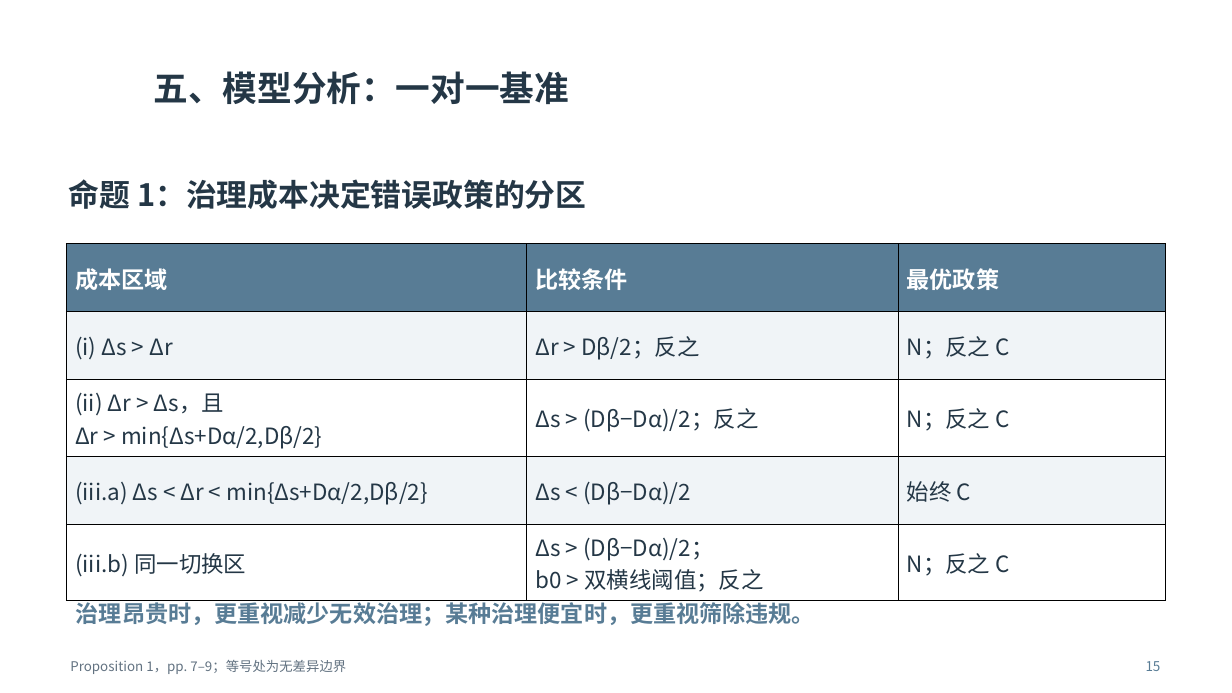
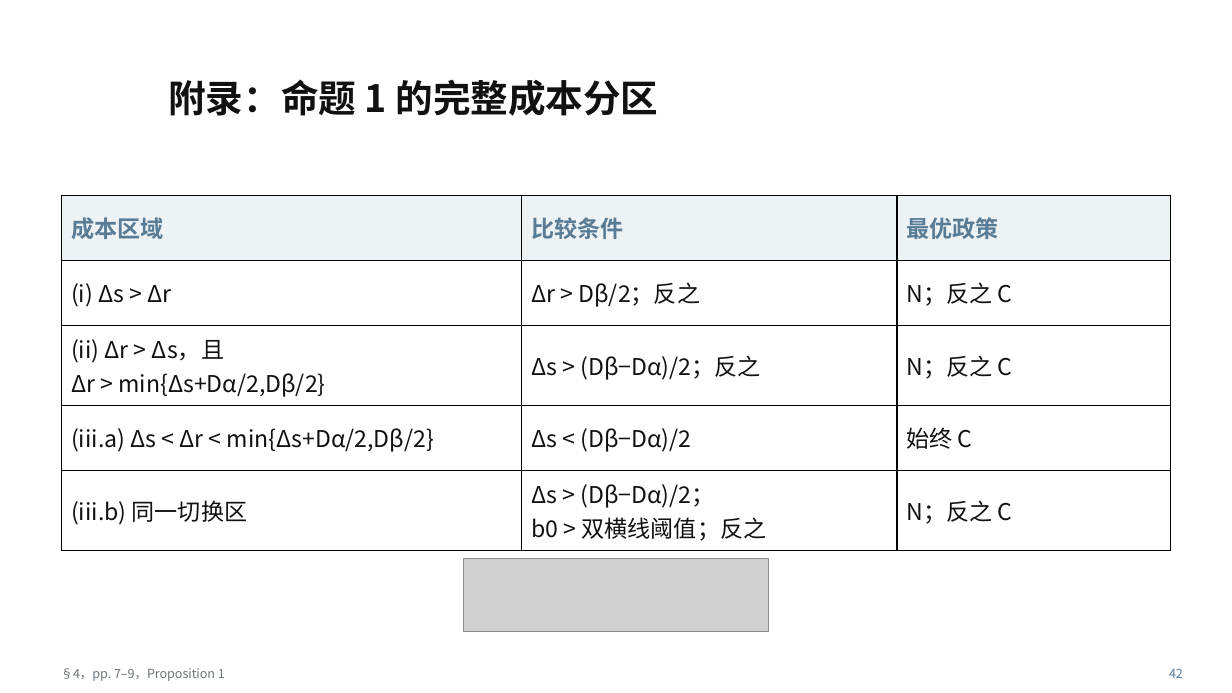
Before and after one commit to shuihongyan7-max/test-codex, a slide deck: slide 42 of 大组会.pptx (slide 15 before the commit). Drawn at 1232x693 pixels with LibreOffice and Linux fonts; fonts in the diff are those of the drawing; grey boxes stand for pictures; background and template pictures are left out. Boxes give left, top, right and bottom in pixels: in the first picture for what was removed or moved away, otherwise in the second. Text is boxed around its words. In the diff, an @@ line names an element or a change of style, - is before the commit and + after.

```diff
--- a/大组会.pptx
+++ b/大组会.pptx
@@ text removed at [153,71,569,104] @@
-五、模型分析：一对一基准
@@ text at [168,79,658,116]: text changed; size 24 to 29.2 pt; text colour #243746 to #111111 @@
-命题 1：治理成本决定错误政策的分区
+附录：命题 1 的完整成本分区
@@ table at [62,195,1171,545] @@
@@ fill #587C95 to #EDF2F5 in row 1 @@
@@ fill #F0F4F7 to #FFFFFF in 6 cells @@
@@ text colour #FFFFFF to #587C95 in "成本区域", "比较条件", "最优政策" @@
@@ size 17.5 to 18 pt, text colour #243746 to #111111 @@
@@ table: place and size @@
-table at [67,244,1165,596]
+table at [62,195,1171,545]
@@ picture added at [464,558,769,631] @@
@@ text removed at [76,599,815,626] @@
-治理昂贵时，更重视减少无效治理；某种治理便宜时，更重视筛除违规。
@@ text at [61,668,225,681]: text changed; size 10.4 to 9.8 pt; text colour #627281 to #6B747A @@
-Proposition 1，pp. 7–9；等号处为无差异边界
+§4，pp. 7–9，Proposition 1
@@ text removed at [1146,661,1161,671] @@
-15
@@ text added at [1169,668,1183,678], 9.8 pt, text #587C95 @@
+42
```
Also in this commit, not shown: 17 other slides changed, 25 slides added, 31 slides removed, 1 other file.
